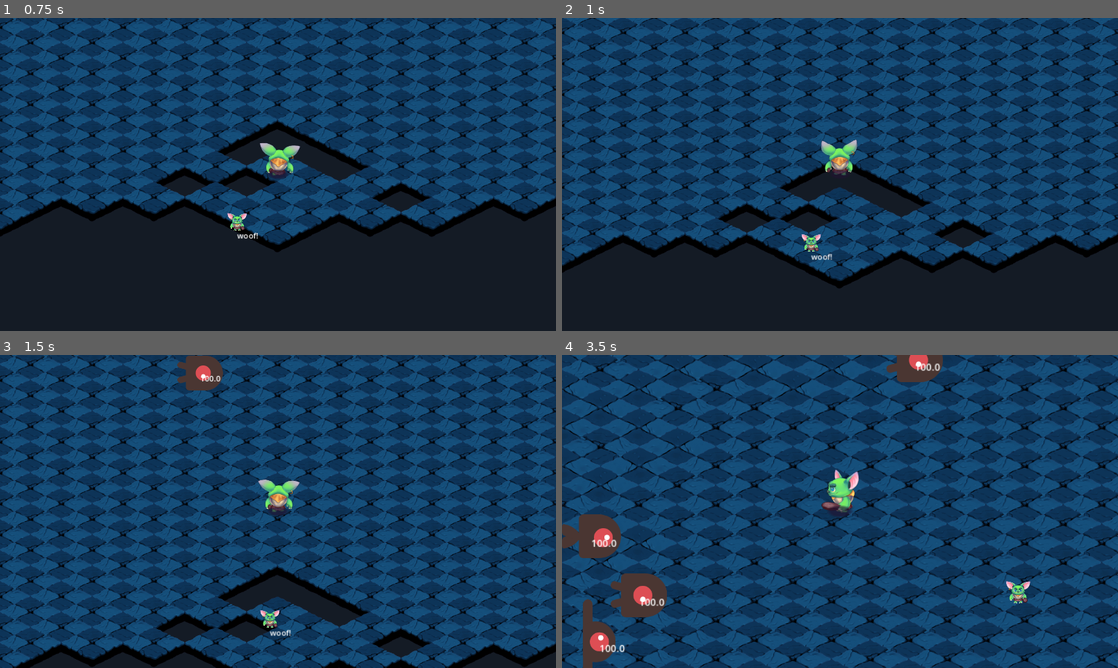
Above: before the commit, frames 1-4 (two rows, left to right).
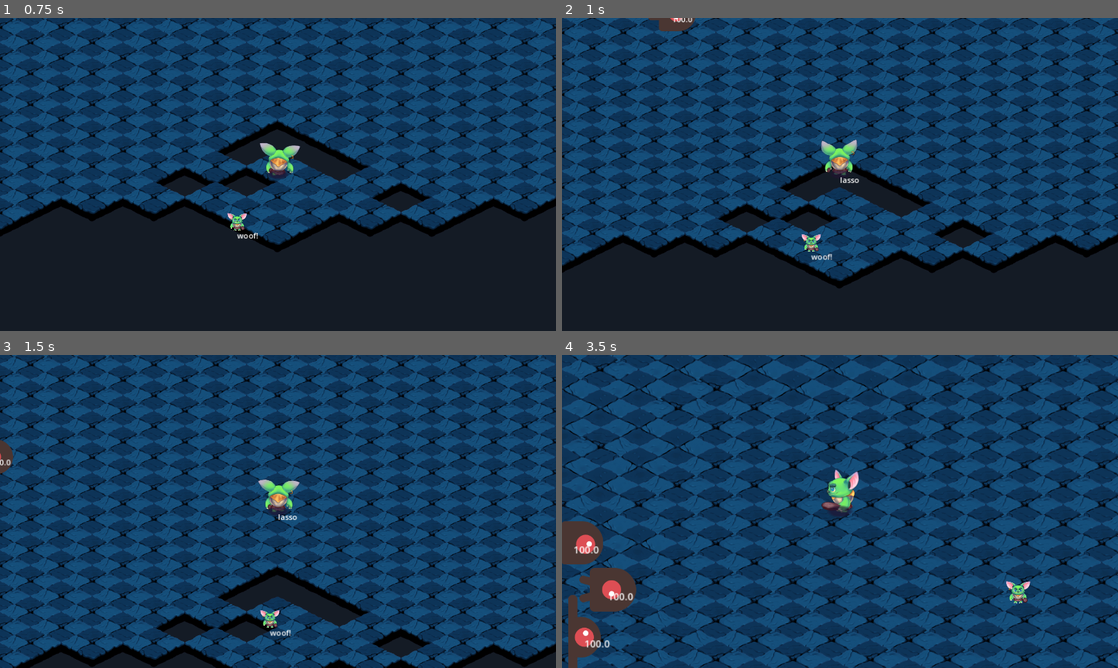
Above: after the commit, the same moments.

Repository: JoshuaNHardison/isometric
Game: Godot game, scene res://levels/level_0.tscn
The game is run twice, just before and just after one commit, with the same random seed, the same clock (stepped at 60 frames per second) and the same inputs. This scene is started directly instead of the project's main scene.
Inputs (mouse positions are in pixels of both pictures, inside the frame that each line leads up to):
- Up to frame 1 (0.75 s): tap Enter at 0.5 s; move the mouse to (250, 237) at 0.52 s; hold Up (move_up) from 0.53 s (still down); tap Space (lasso, bound only after the commit) at 0.6 s; click (250, 237) at 0.67 s
- Up to frame 2 (1 s): keep holding Up (move_up); tap C at 0.8 s
- Up to frame 3 (1.5 s): keep holding Up (move_up); move the mouse to (444, 558) at 1.27 s; tap C at 1.35 s
- Up to frame 4 (3.5 s): tap Space (lasso, bound only after the commit) at 1.55, 3.05 s; move the mouse to (673, 464) at 2.02 s; release Up (move_up) at 2.03 s; hold Left (move_left) from 2.03 s (still down); click (673, 464) at 2.1 s; tap C at 2.3 s; move the mouse to (867, 511) at 2.77 s; tap Mouse wheel up (zoom_in) at 2.85 s; click (867, 511) at 2.92 s

Frame 1 is identical in both runs. In frame 2, 0.3% of the frame differs, in the area x 15-54%, y 0-53%; in frame 3, 1.0%; in frame 4, 4.6%, in the area x 0-69%, y 0-100%.

Commit message:
added a lasso signal and functionality. needs refinement but ok for now

Diff:
--- a/levels/level_0.tscn
+++ b/levels/level_0.tscn
@@ -85,3 +85,4 @@
 position = Vector2(497, 235)
 
 [connection signal="bark" from="Dog" to="Cow" method="_on_dog_bark"]
+[connection signal="lasso" from="Goblin" to="Cow" method="_on_lasso"]
--- a/project.godot
+++ b/project.godot
@@ -74,6 +74,11 @@
 "events": [Object(InputEventMouseButton,"resource_local_to_scene":false,"resource_name":"","device":-1,"window_id":0,"a …(256 unchanged characters)…
 ]
 }
+lasso={
+"deadzone": 0.5,
+"events": [Object(InputEventKey,"resource_local_to_scene":false,"resource_name":"","device":0,"window_id":0,"alt_pressed":false,"shift_pressed":false,"ctrl_pressed":false,"meta_pressed":false,"pressed":false,"keycode":0,"physical_keycode":32,"key_label":0,"unicode":0,"echo":false,"script":null)
+]
+}
 
 [physics]
 
--- a/scenes/goblin.tscn
+++ b/scenes/goblin.tscn
@@ -1936,5 +1936,9 @@
 position = Vector2(0, -30)
 shape = SubResource("CapsuleShape2D_3pfip")
 
+[node name="Label" type="Label" parent="."]
+offset_right = 40.0
+offset_bottom = 23.0
+
 [connection signal="area_entered" from="goblin" to="." method="_on_area_2d_area_entered"]
 [connection signal="area_exited" from="goblin" to="." method="_on_area_2d_area_exited"]
--- a/scripts/Cow.gd
+++ b/scripts/Cow.gd
@@ -109,6 +109,17 @@
 	elif lost_cow:
 		#print("lost")
 		behavior_wander(delta)
+
+#should i connect the lasso signal to the "teleport" function?
+func _on_lasso():
+	print("the player lasso'd")
+	var closest_cow = get_closest_cows(dog, 1)
+	if closest_cow.size() > 0:
+		print("Closest cow: ", closest_cow[0])
+		var cow_position = closest_cow[0].position
+		var boids_center = center_of_mass()
+		var direction = (boids_center - self.global_position).normalized()
+		self.position += direction * speed
 
 
 func _on_dog_bark():
@@ -261,6 +272,22 @@
 		# Steer towards the center of mass
 		direction = (center_of_mass - global_position).normalized()
 	return direction * speed * cohesion_strength
+
+
+func center_of_mass():
+	populate_all_boids()
+	var boids_in_range = []
+	var center_of_mass = Vector2()
+	for boid in all_boids:
+			if boid != self and (boid.global_position - global_position).length() <= follow_distance:
+				boids_in_range.append(boid)
+	if boids_in_range.size() > 0:
+		for boid in boids_in_range:
+			center_of_mass += boid.global_position
+
+		center_of_mass /= boids_in_range.size()
+		return center_of_mass
+	return player.position + 10
 
 
 func behavior_dog_push(delta):
--- a/scripts/Dog.gd
+++ b/scripts/Dog.gd
@@ -10,9 +10,7 @@
 
 
 func _ready():
-	#cow_node = cow_scene.instance()
 	add_child(cow_node)
-	#connect_to_cow(cow_node)
 
 
 func _physics_process(delta):
--- a/scripts/goblin.gd
+++ b/scripts/goblin.gd
@@ -3,6 +3,7 @@
 class_name player
 
 signal hit
+signal lasso
 
 const MOTION_SPEED = 300 # Pixels/second.
 
@@ -60,6 +61,15 @@
 	$Sprite2D.flip_h = anim_directions[anim_set][slice_dir][1]
 
 
+func _input(event: InputEvent):
+	if event is InputEventKey and event.keycode == KEY_C and event.pressed:
+		emit_signal("lasso")
+		$Label.text = "lasso"
+		await get_tree().create_timer(1.0).timeout
+		$Label.text = ""
+
+
+
 func _on_area_2d_area_entered(area):
 	if area.name == "Cow":
 		print("Cow detected")
